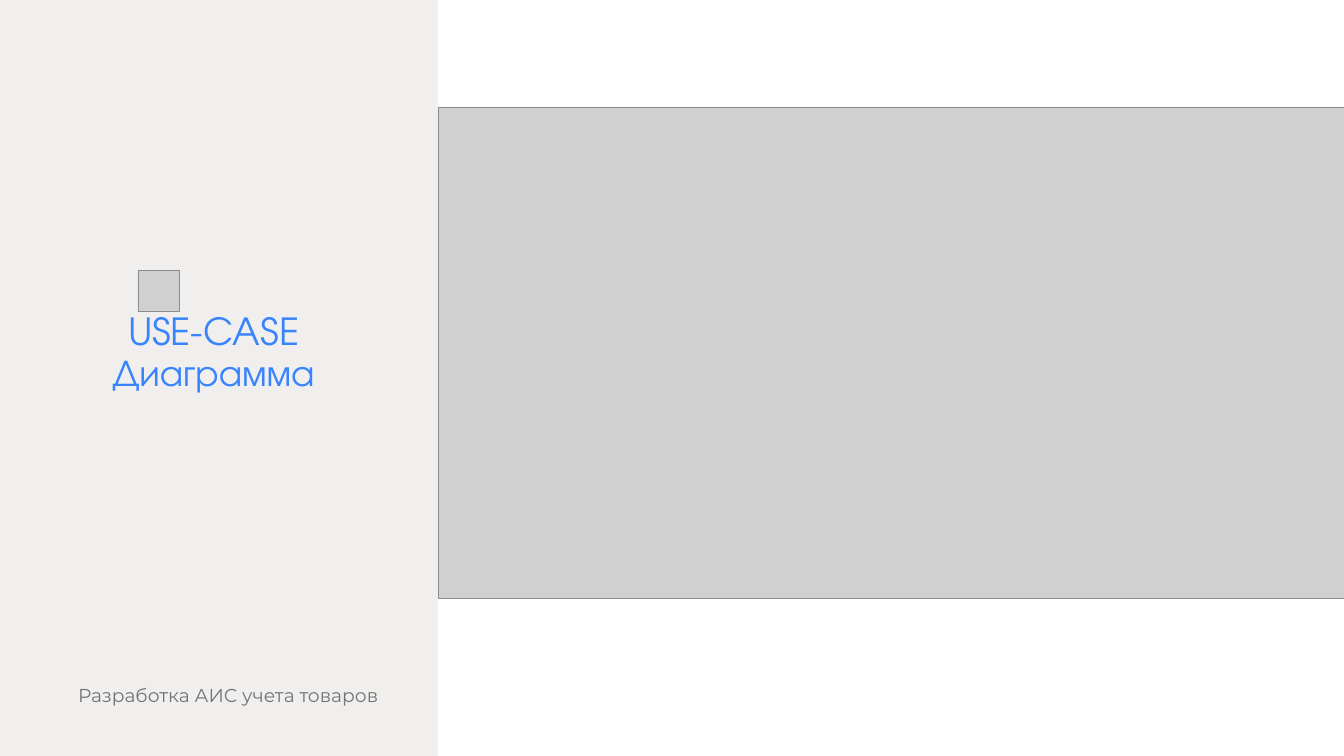
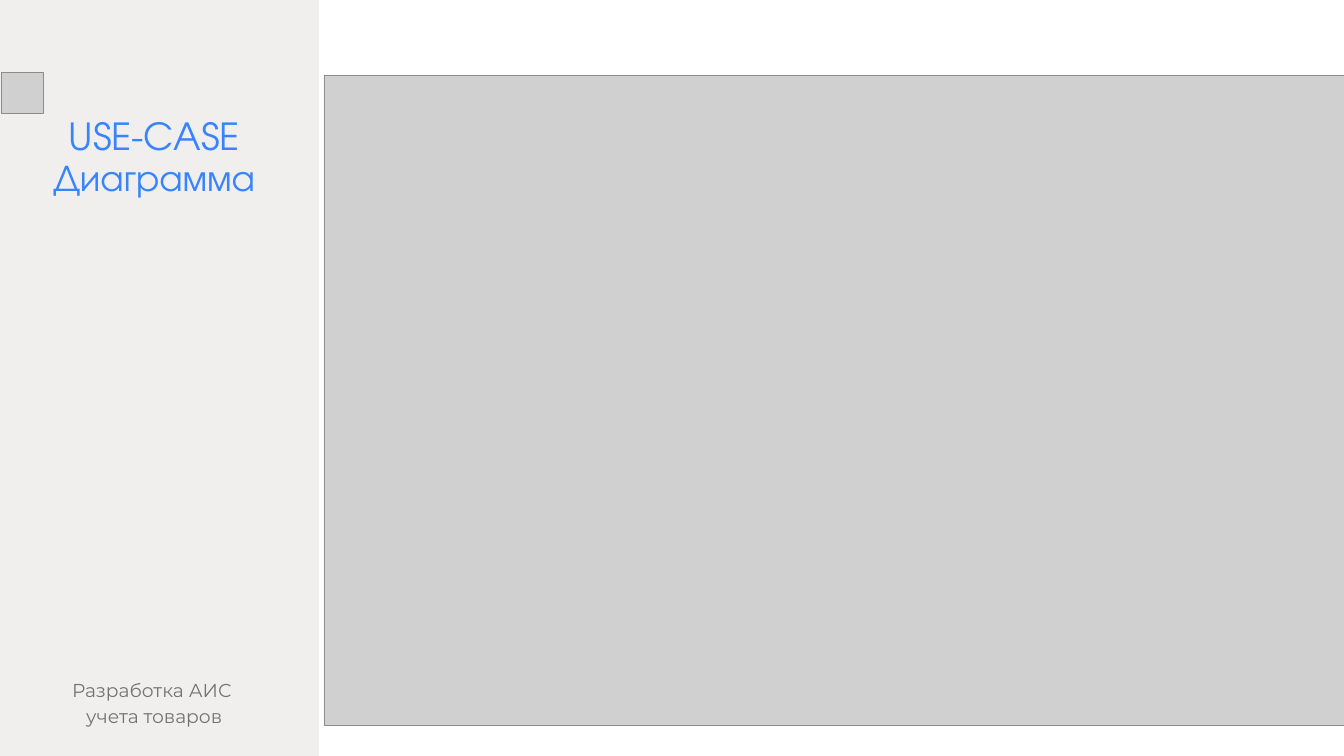
Before and after one commit to Dianoil/CensusGoods, a slide deck: slide 8 of dipl/дипломная презента.pptx. Drawn at 1344x756 pixels with LibreOffice and Linux fonts; fonts in the diff are those of the drawing; grey boxes stand for pictures. Boxes give left, top, right and bottom in pixels: in the first picture for what was removed or moved away, otherwise in the second. Text is boxed around its words. In the diff, an @@ line names an element or a change of style, - is before the commit and + after.

```diff
--- a/dipl/дипломная презента.pptx
+++ b/dipl/дипломная презента.pptx
@@ freeform shape: place and size @@
-freeform shape at (0,0,438,756)
+freeform shape at (0,0,319,756)
@@ picture: place and size @@
-picture at (138,270,179,311)
+picture at (2,73,43,114)
@@ picture: place and size @@
-picture at (438,108,1344,598)
+picture at (324,75,1344,726)
@@ text "USE-CASE" rewrapped from (113,306,315,393) to (53,122,255,198) @@
@@ text at (72,683,232,727): text changed @@
-Разработка АИС учета товаров
+Разработка АИС
+учета товаров
```
Also in this commit, not shown: 11 other slides changed, 2 slides added, 4 other files.
